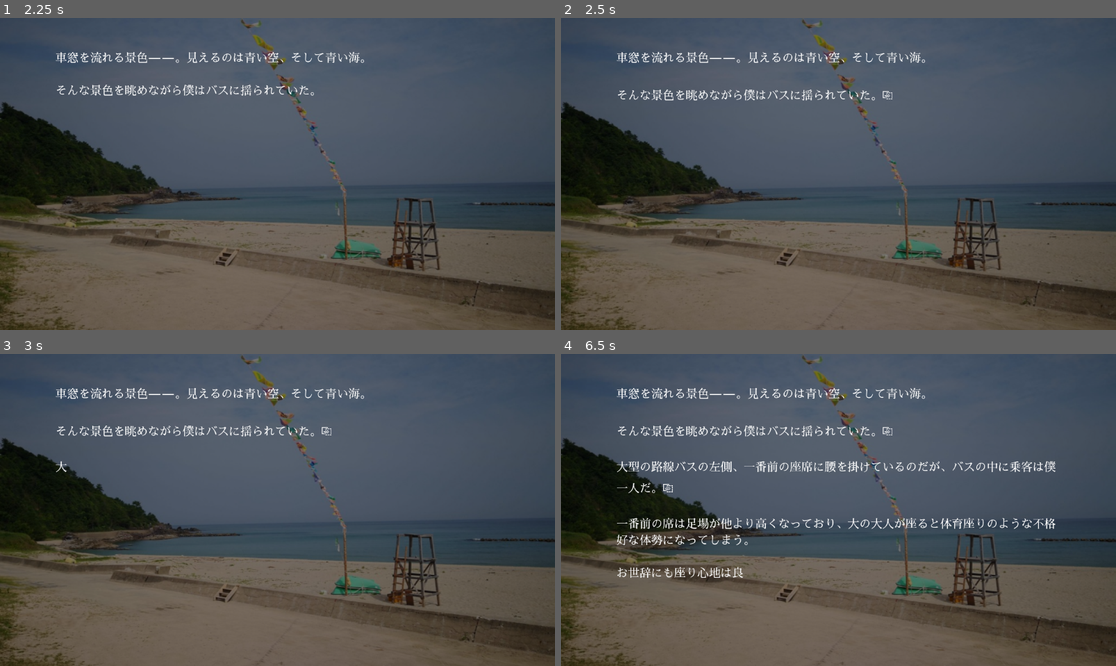
Above: before the commit, frames 1-4 (two rows, left to right).
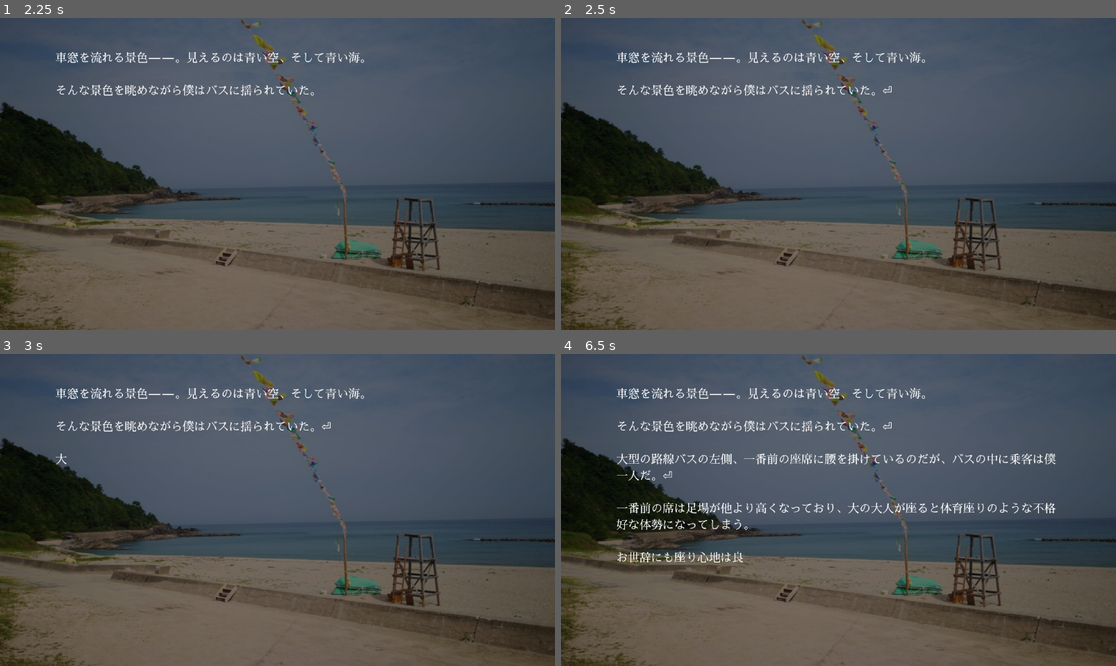
Above: after the commit, the same moments.

Repository: azukigame-s/kiminokoe
Game: Godot game, scene res://scenes/novel_system.tscn
Two runs of this game, one before a commit and one after it. Both use one fixed random seed, a clock stepped at 60 frames per second and the inputs below.
Inputs (mouse positions are in pixels of both pictures, inside the frame that each line leads up to):
- Up to frame 1 (2.25 s): move the mouse to (399, 158) at 0.52 s; click (399, 158) at 0.67 s; tap Enter at 1.25 s; move the mouse to (166, 189) at 1.27 s; click (166, 189) at 1.42 s; move the mouse to (333, 105) at 2.02 s; click (333, 105) at 2.17 s
- Up to frame 2 (2.5 s): no input
- Up to frame 3 (3 s): tap Space at 2.75 s; move the mouse to (249, 572) at 2.77 s; click (249, 572) at 2.92 s
- Up to frame 4 (6.5 s): move the mouse to (1005, 556) at 3.52 s; click (1005, 556) at 3.67 s; move the mouse to (672, 463) at 4.27 s; click (672, 463) at 4.42 s; move the mouse to (866, 510) at 5.02 s; click (866, 510) at 5.17 s; move the mouse to (755, 432) at 5.77 s; click (755, 432) at 5.92 s

Frame 1 is identical in both runs. In frame 2, 0.9% of the frame differs, in the area x 10-60%, y 21-27%; in frame 3, 0.9%; in frame 4, 5.7%, in the area x 10-90%, y 21-72%.

Commit message:
🐛 文字送りスキップ時にインジケータが変わる問題を解消

Diff:
--- a/scripts/novel_system.gd
+++ b/scripts/novel_system.gd
@@ -268,10 +268,6 @@
 		if current_item.get("go_next", false):
 			return page_indicator_symbol  # ページ送り用インジケータ
 
-	# バッファにさらにテキストがある場合も「次へ」インジケータ
-	if has_more_text_in_buffer():
-		return page_indicator_symbol  # ページ送り用インジケータ
-
 	# それ以外は通常の文字送りインジケータ
 	return indicator_symbol
 
